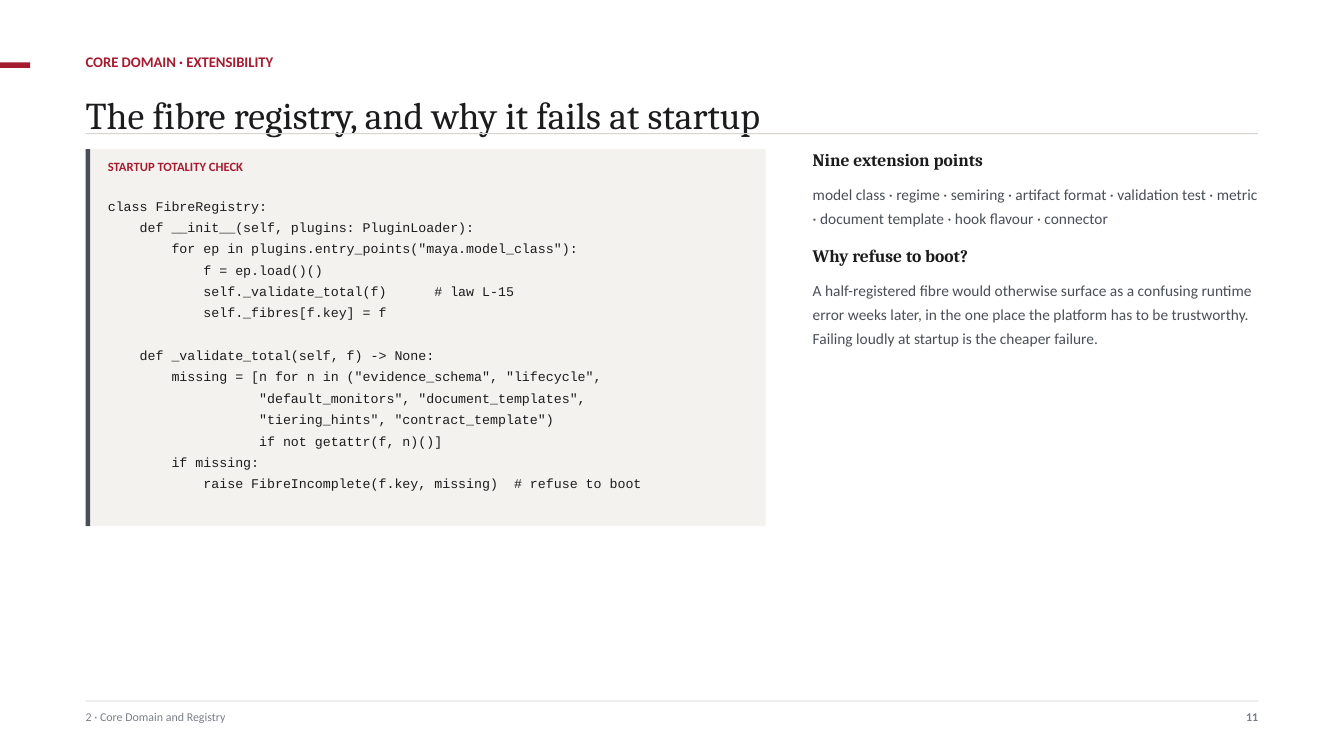
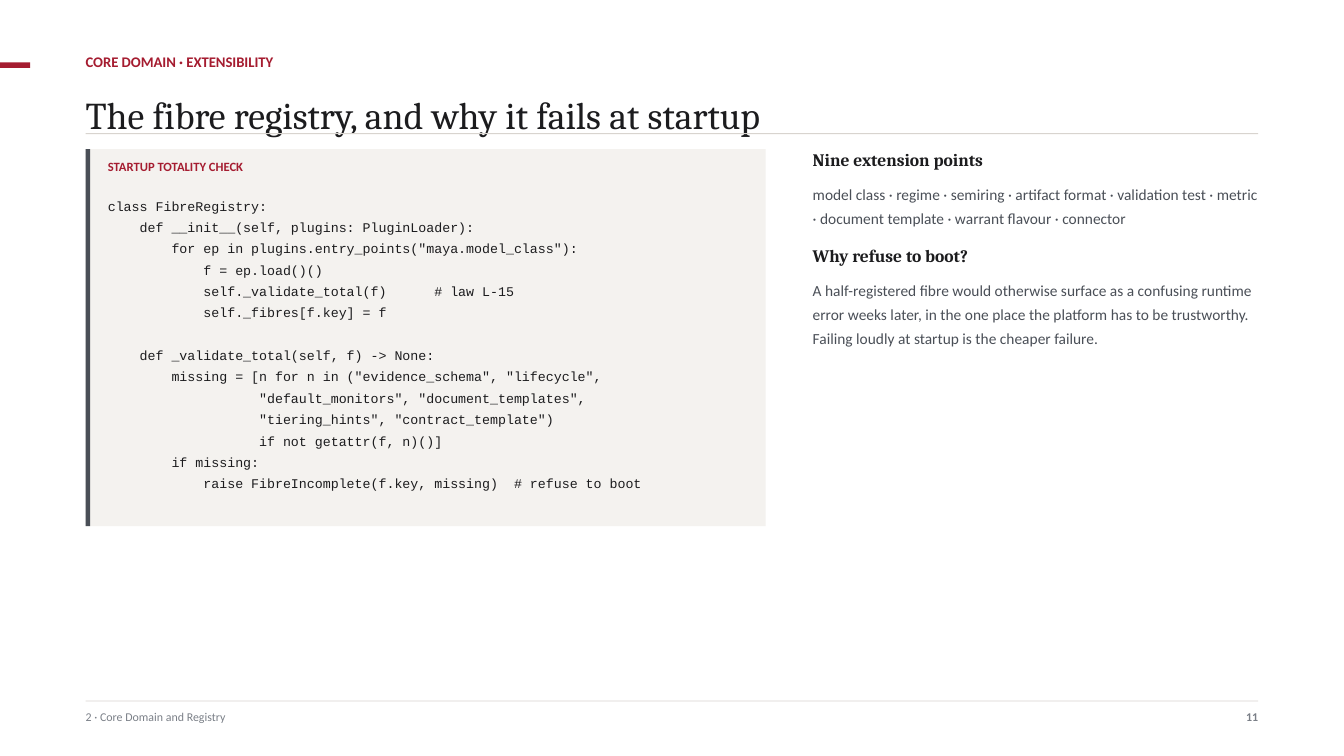
Before and after one commit to ajsinha/maya, a slide deck: slide 12 of docs/MAYA-System-Design.pptx. Drawn at 1344x756 pixels with LibreOffice and Linux fonts; fonts in the diff are those of the drawing. Boxes give left, top, right and bottom in pixels: in the first picture for what was removed or moved away, otherwise in the second. Text is boxed around its words. In the diff, an @@ line names an element or a change of style, - is before the commit and + after.

```diff
--- a/docs/MAYA-System-Design.pptx
+++ b/docs/MAYA-System-Design.pptx
@@ text at bbox=[813, 189, 1258, 227]: text changed @@
-model class · regime · semiring · artifact format · validation test · metric · document template · hook flavour · connector
+model class · regime · semiring · artifact format · validation test · metric · document template · warrant flavour · connector
```
Also in this commit, not shown: 25 other slides changed, 3 slides added, 2 other files.
